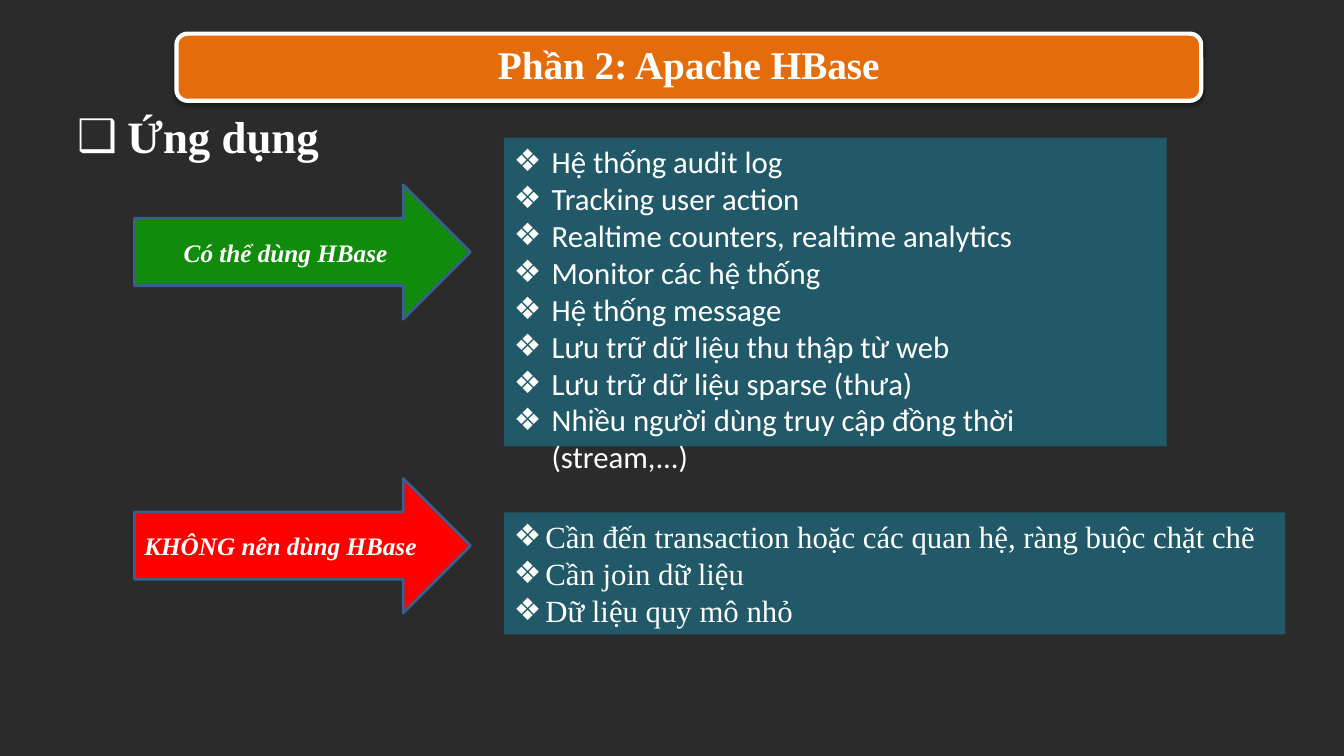
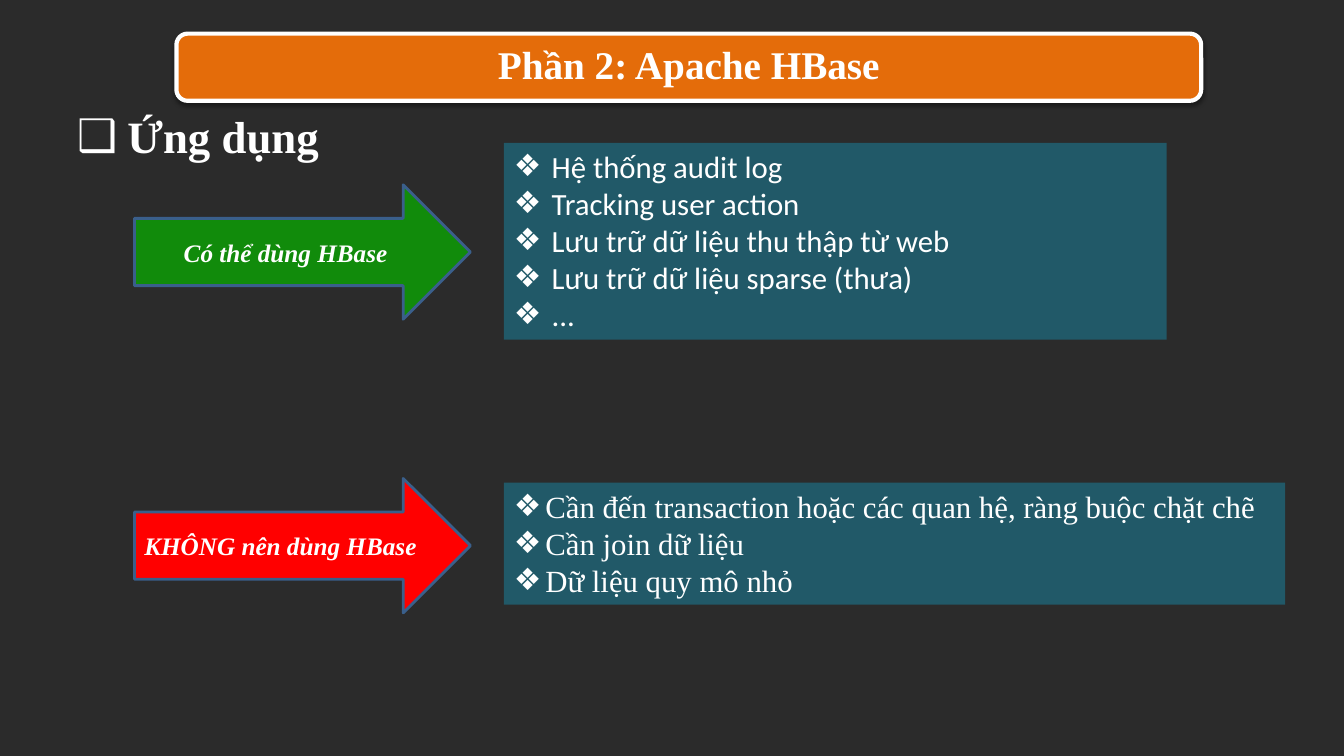
Before and after one commit to trandinhlam/document, a slide deck: slide 8 of CSDLNangCao/seminar_slide.pptx. Drawn at 1344x756 pixels with LibreOffice and Linux fonts; fonts in the diff are those of the drawing; background and template pictures are left out; a plain dark background stands for a picture behind light text. Boxes give left, top, right and bottom in pixels: in the first picture for what was removed or moved away, otherwise in the second. Text is boxed around its words. In the diff, an @@ line names an element or a change of style, - is before the commit and + after.

Commit message:
Edit slide

```diff
--- a/CSDLNangCao/seminar_slide.pptx
+++ b/CSDLNangCao/seminar_slide.pptx
@@ rectangle "Hệ thống audit log": place and size @@
-rectangle "Hệ thống audit log" at bbox=[504, 138, 1168, 447]
+rectangle "Hệ thống audit log" at bbox=[504, 143, 1168, 340]
@@ text in rectangle at bbox=[552, 225, 1012, 327]: paragraphs removed @@
-❖ Realtime counters, realtime analytics
-❖ Monitor các hệ thống
-❖ Hệ thống message
@@ text in rectangle at bbox=[552, 408, 1014, 437]: text changed @@
-❖ Nhiều người dùng truy cập đồng thời (stream,...)
+❖ ...
@@ rectangle "Cần đến transaction hoặc các ...": place and size @@
-rectangle "Cần đến transaction hoặc các ..." at bbox=[504, 512, 1286, 634]
+rectangle "Cần đến transaction hoặc các ..." at bbox=[504, 483, 1286, 605]
```
Also in this commit, not shown: 1 other slide changed.
